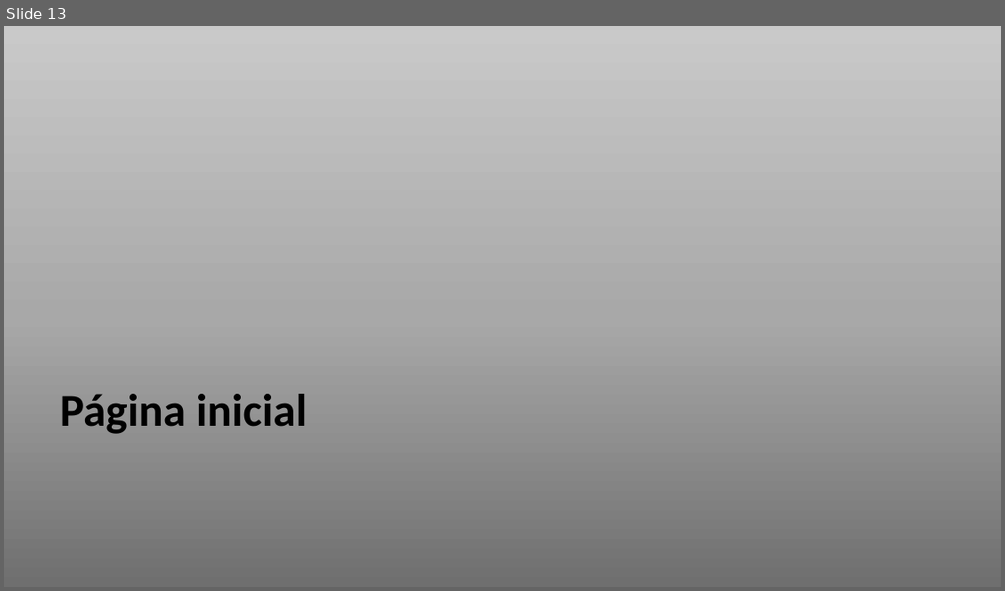
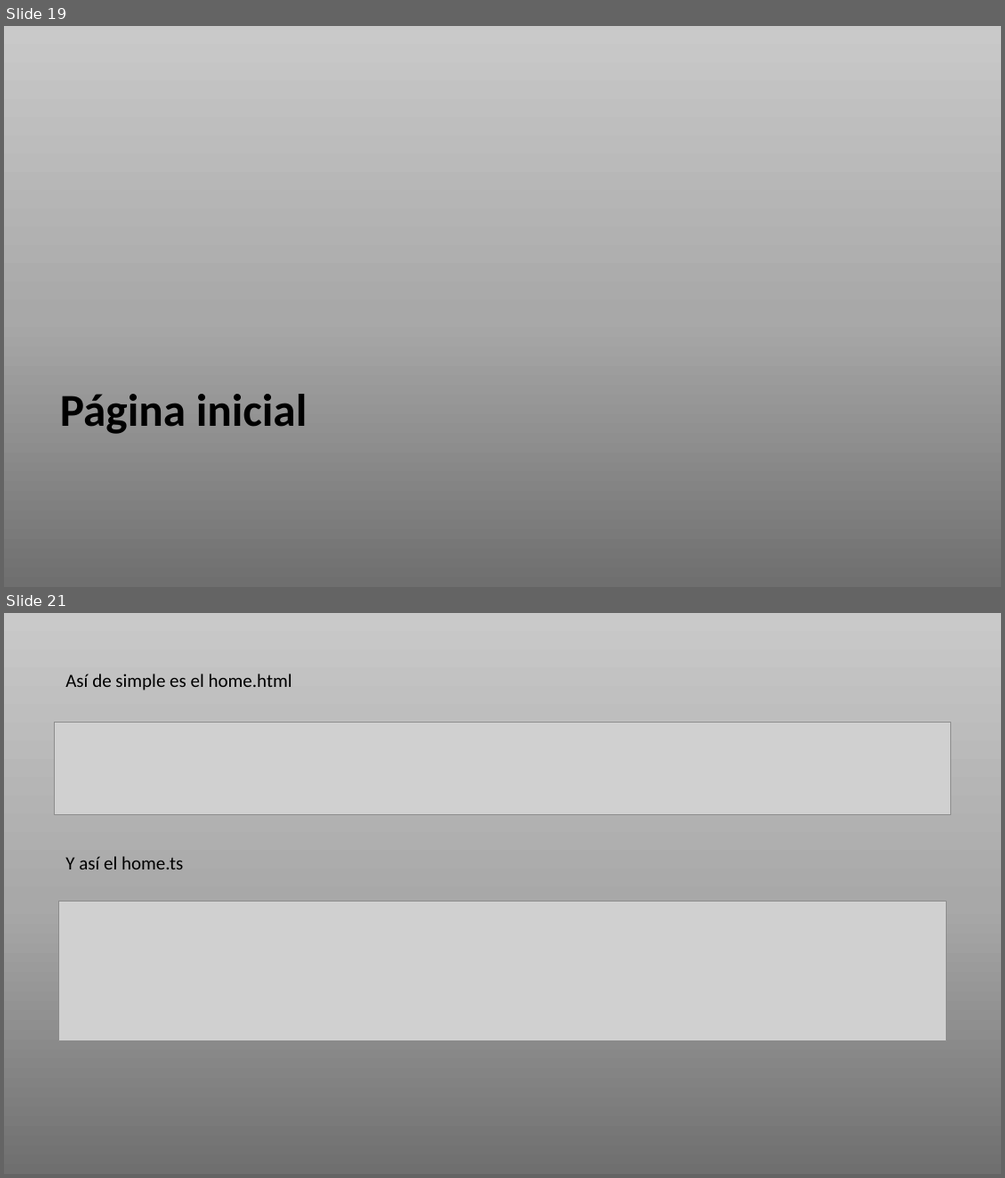
Before and after one commit to azaharafernandezguizan/AfayaBio, a slide deck: Documents/AfayaBioDocumentation.pptx. Shown one above the other, each under a label of ours: slide 13 before the commit, slides 19 and 21 after it; the slides between them are not shown. The pictures are 1005x591 and 1005x1178 pixels, drawn with LibreOffice and Linux fonts; fonts in the diff are those of the drawing; grey boxes stand for pictures. Boxes give left, top, right and bottom in pixels: in the first picture for what was removed or moved away, otherwise in the second. Text is boxed around its words. In the diff, an @@ line names an element or a change of style, - is before the commit and + after.

Commit message:
Added home screen and fun screen. Also documented all.

```diff
--- a/Documents/AfayaBioDocumentation.pptx
+++ b/Documents/AfayaBioDocumentation.pptx
@@ slide 21 added at [4,613,1001,1174], background gradient #6F6F6F to #A8A8A8 to #C9C9C9 @@
@@ text added at [65,674,292,690], 18 pt, text #000000 @@
+Así de simple es el home.html
@@ picture added at [54,722,951,814] @@
@@ text added at [65,856,183,869], 18 pt, text #000000 @@
+Y así el home.ts
@@ picture added at [58,900,947,1041] @@
@@ what was slide 13 is now slide 19 @@
```
Also in this commit, not shown: 12 other slides added, 18 other files.
